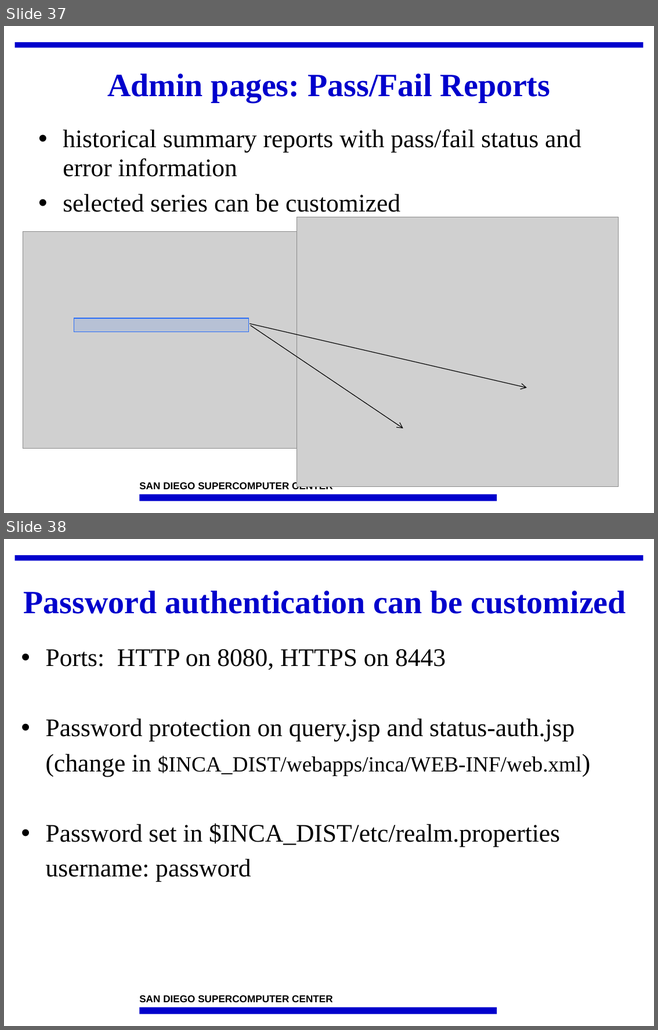
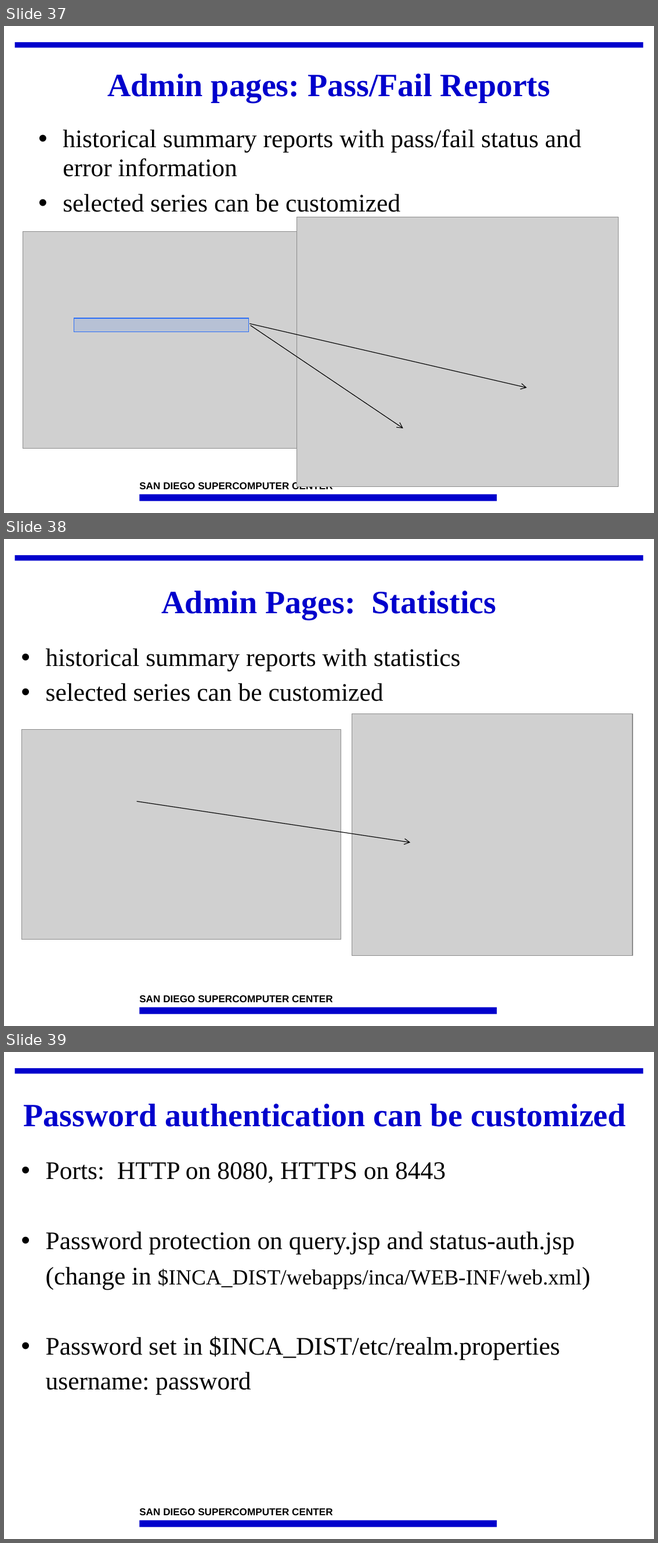
Before and after one commit to IncaProject/inca-xsede, a slide deck: talks/2010/2010workshop/consumer.ppt. Shown one above the other, each under a label of ours: slides 37 and 38 before the commit, slides 37, 38 and 39 after it. The pictures are 658x1030 and 658x1543 pixels, drawn with LibreOffice and Linux fonts; fonts in the diff are those of the drawing; grey boxes stand for pictures; background and template pictures are left out. Boxes give left, top, right and bottom in pixels: in the first picture for what was removed or moved away, otherwise in the second. Text is boxed around its words. In the diff, an @@ line names an element or a change of style, - is before the commit and + after.

Commit message:
added one slide on metric graphing

```diff
--- a/talks/2010/2010workshop/consumer.ppt
+++ b/talks/2010/2010workshop/consumer.ppt
@@ slide 38 added at bbox=[4, 539, 654, 1026], background #FFFFFF; not listed: 3 template elements that a slide beside it also shows @@
@@ title added at bbox=[161, 591, 496, 620], 36 pt, text #0000CC, bold @@
+Admin Pages: Statistics
@@ text added at bbox=[46, 648, 460, 701], 28 pt, text #000000 @@
+• historical summary reports with statistics
+• selected series can be customized
@@ picture added at bbox=[21, 729, 341, 940] @@
@@ picture added at bbox=[351, 714, 632, 955] @@
@@ arrow added from (136, 801) to (410, 842), #000000 0.74 pt @@
@@ what was slide 38 is now slide 39 @@
```
Also in this commit, not shown: 1 other file.
